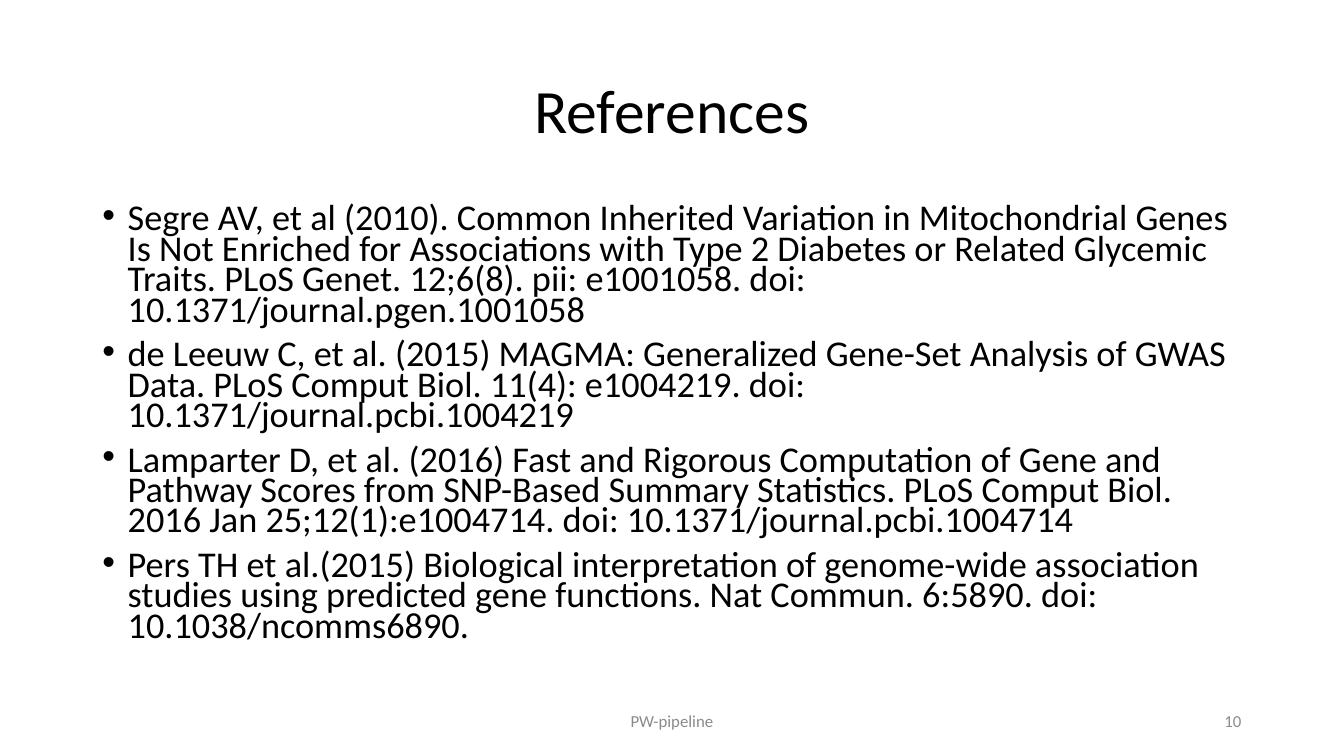
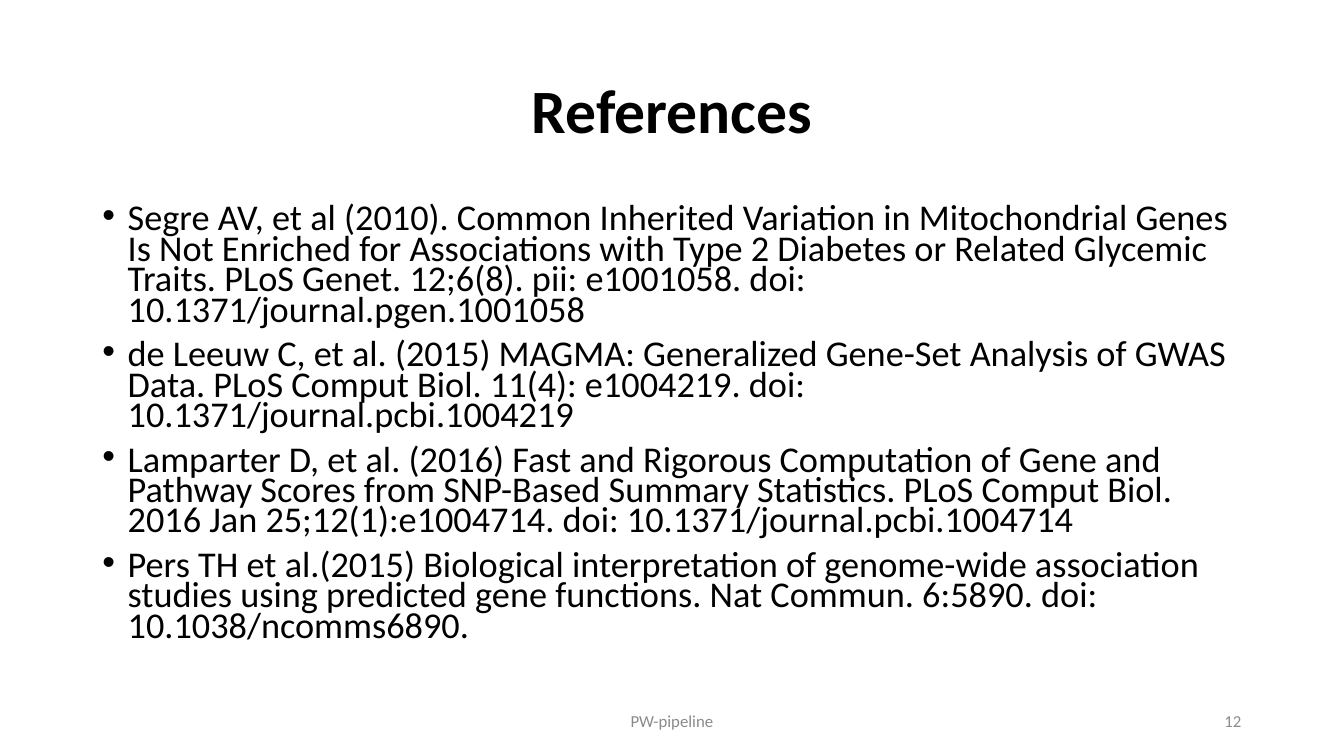
Before and after one commit to jinghuazhao/PW-pipeline, a slide deck: slide 12 of README.pptx (slide 10 before the commit). Drawn at 1344x756 pixels with LibreOffice and Linux fonts; fonts in the diff are those of the drawing. Boxes give left, top, right and bottom in pixels: in the first picture for what was removed or moved away, otherwise in the second. Text is boxed around its words. In the diff, an @@ line names an element or a change of style, - is before the commit and + after.

```diff
--- a/README.pptx
+++ b/README.pptx
@@ title "References" at (532, 90, 812, 134): bold on @@
@@ page number at (1224, 716, 1241, 727): text changed @@
-10
+12
```
Also in this commit, not shown: 9 other slides changed, 2 slides added.
